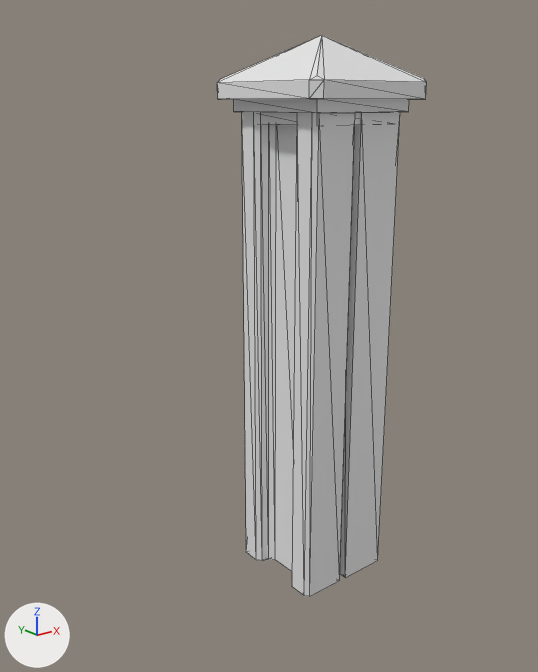
One commit to the OBJ model models/lms_post_rail_top.obj: the scene before it, then after it.
Camera for both pictures: a 50 mm camera at (-0.402, -1.487, 0.893) aimed at (0.392, -0.495, 0.496). Lighting does not change. The marker at lower left points along +X, +Y and +Z. Mesh edges are drawn as thin lines. Where no turn or scale is listed for an object, it has been applied to the vertices.

Names of what the first picture shows: 'Railpost_top_Cube.034'.
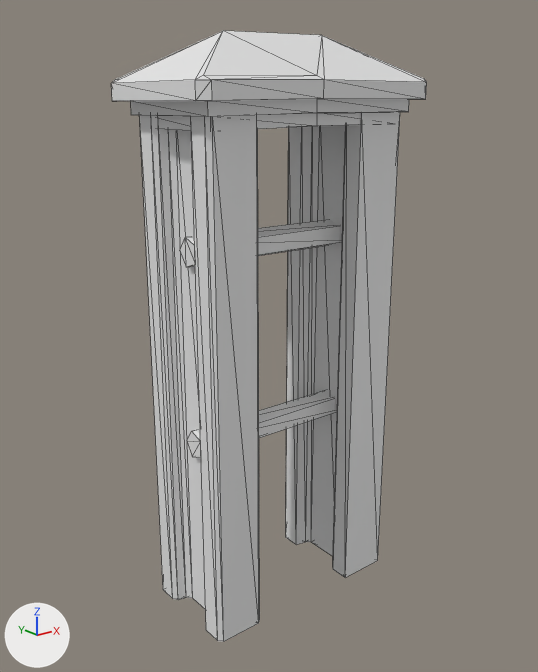
What differs and where, as boxes (x1, y1, x2, y2) in the pictures (538 x 672 px):
```json
{"object": "Railpost_top_Cube.034", "change": "reshaped", "before": [217, 35, 427, 596], "after": [111, 31, 427, 642], "on screen": "50% wider, 9% taller"}
{"part": 1, "of": "me_railpost_top_cube_034", "change": "added", "after": [187, 390, 335, 458]}
{"part": 2, "of": "me_railpost_top_cube_034", "change": "added", "after": [180, 219, 340, 267]}
{"part": 3, "of": "me_railpost_top_cube_034", "change": "built on", "before": [217, 35, 355, 596], "after": [111, 31, 324, 642]}
```

Edits to the scene script, one JSON object a line:
```json
{"block": "me_railpost_top_cube_034", "where": "# used by ob_railpost_top_cube_034; location = (0.0, 0.0, 0.0)"}
{"op": "remove", "block": "me_railpost_top_cube_034", "code": "me_railpost_top_cube_034.from_pydata(...)  # 125 vertices, 236 faces; spans x 0.37..0.63, y -0.633..-0.367, z 0.0..1.0"}
{"op": "add", "block": "me_railpost_top_cube_034", "code": "me_railpost_top_cube_034.from_pydata(...)  # 163 vertices, 304 faces; spans x 0.17..0.63, y -0.633..-0.367, z 0.0..1.0"}
{"block": "me_railpost_top_cube_034", "change": "me_railpost_top_cube_034 part 1: a new loose piece, a 5-sided cylinder along x spanning x 0.225..0.575, y -0.52..-0.475, z 0.31..0.357, in mat_post (white #e7e7e7)"}
{"block": "me_railpost_top_cube_034", "change": "me_railpost_top_cube_034 part 2: a new loose piece, a 5-sided cylinder along x spanning x 0.225..0.575, y -0.52..-0.475, z 0.643..0.69, in mat_post (white #e7e7e7)"}
{"block": "me_railpost_top_cube_034", "change": "me_railpost_top_cube_034 part 3"}
{"block": "me_railpost_top_cube_034", "change": "3 vertices are removed from x 0.37, y -0.618..-0.382, z 0.899..0.925"}
{"block": "me_railpost_top_cube_034", "change": "22 faces are deleted"}
{"block": "me_railpost_top_cube_034", "change": "40 vertices in x 0.404..0.496, y -0.595..-0.405, z 0.0..0.884 move by (-0.2, 0.0, 0.0)"}
{"block": "me_railpost_top_cube_034", "change": "7 vertices are added at x 0.17..0.211, y -0.633..-0.367, z 0.855..0.922"}
{"block": "me_railpost_top_cube_034", "change": "14 new vertices lie (-0.2, 0.0, -0.004) away from vertices in x 0.37..0.5, y -0.633..-0.367, z 0.878..1.0"}
{"block": "me_railpost_top_cube_034", "change": "58 new faces join them"}
```
